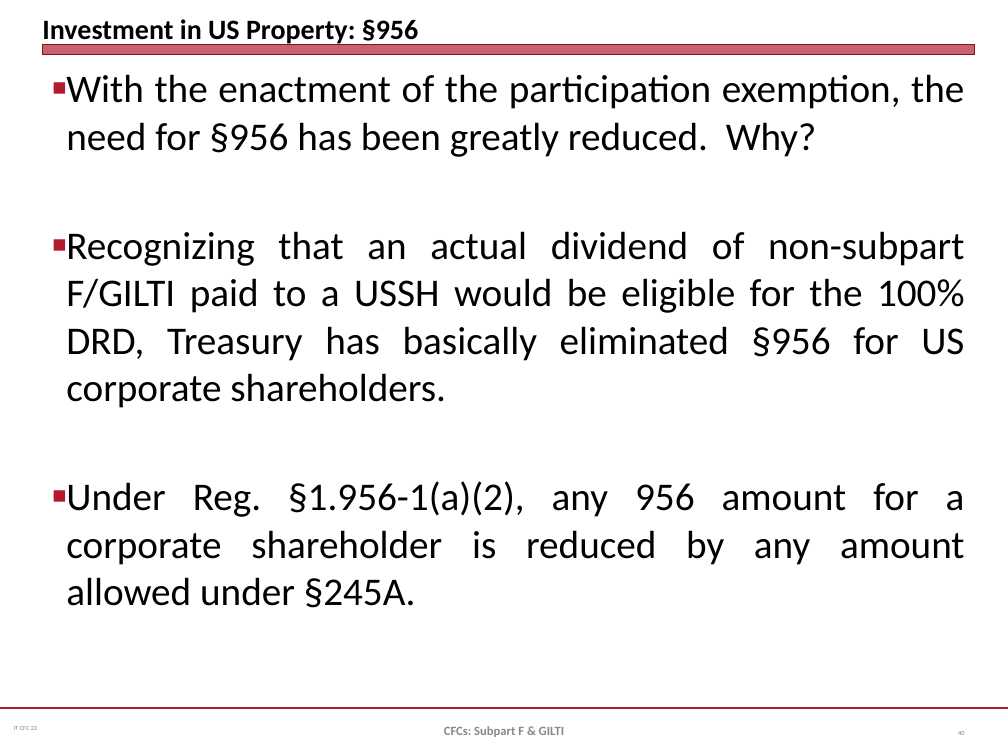
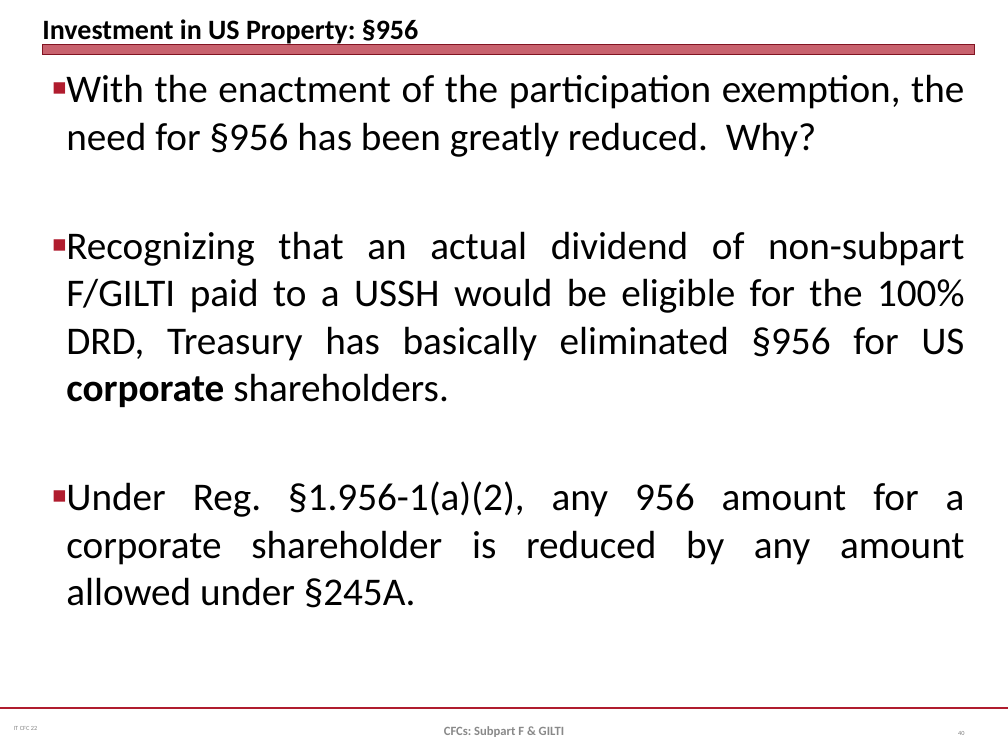
Before and after one commit to jmc877/International-Tax, a slide deck: slide 40 of slides/IT_CFC_22_1.pptx. Drawn at 1008x756 pixels with LibreOffice and Linux fonts; fonts in the diff are those of the drawing. Boxes give left, top, right and bottom in pixels: in the first picture for what was removed or moved away, otherwise in the second. Text is boxed around its words. In the diff, an @@ line names an element or a change of style, - is before the commit and + after.

```diff
--- a/slides/IT_CFC_22_1.pptx
+++ b/slides/IT_CFC_22_1.pptx
@@ text at [66,231,965,407]: bold on in "corporate" @@
```
Also in this commit, not shown: 1 other file.
